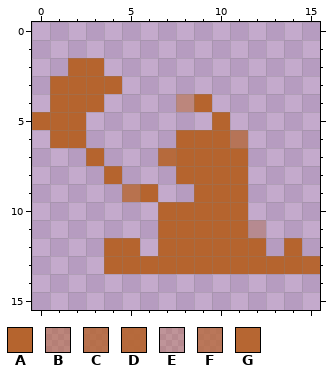
File history of a pixel-art sprite, icon_16x16.png. The picture above is the old version.
The file is 16x16 pixels. Pixels under 10% opacity are left out. Colours within 5 levels of each other are drawn and written as one.
Palette (. is transparent): A #b5642e  B #b4642f82  C #b5642ecc  D #b5642ee9  E #b5652e53  F #b6642eb8  G #b6642ef8
The same view after the edit:
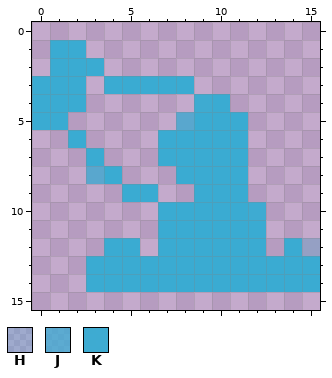
Colours new in this view: H #39abd143  J #3aabd2c0  K #3aabd2f7
The edit:
@@ palette @@
-A #b5642e
+A #3aabd2
@@ x 0..15 @@
  0 ................
- 1 ................
- 2 ..AA............
- 3 .AAAA...........
- 4 .AAA....BA......
- 5 AAA.......A.....
- 6 .AA.....AAAF....
- 7 ...A...DAAAA....
- 8 ....A...AAAA....
- 9 .....CA..AAA....
-10 .......AAAAA....
-11 .......AAAAAE...
-12 ....AA.AAAAAA.A.
-13 ....AAAAAAAAAAAG
-14 ................
+ 1 .AA.............
+ 2 .AAA............
+ 3 AAA.AAAAA.......
+ 4 AAA......KA.....
+ 5 AA......JAAA....
+ 6 ..A....AAAAA....
+ 7 ...A...AAAAA....
+ 8 ...JA...AAAA....
+ 9 .....AA..AAA....
+10 .......AAAAAK...
+11 .......AAAAAA...
+12 ....AA.AAAAAA.AH
+13 ...AAAAAAAAAAAAA
+14 ...AAAAAAAAAAAAA
 15 ................
Pixel boxes of the changes (left, top, right, bottom) in both pictures:
changed: (32, 40, 320, 292)
